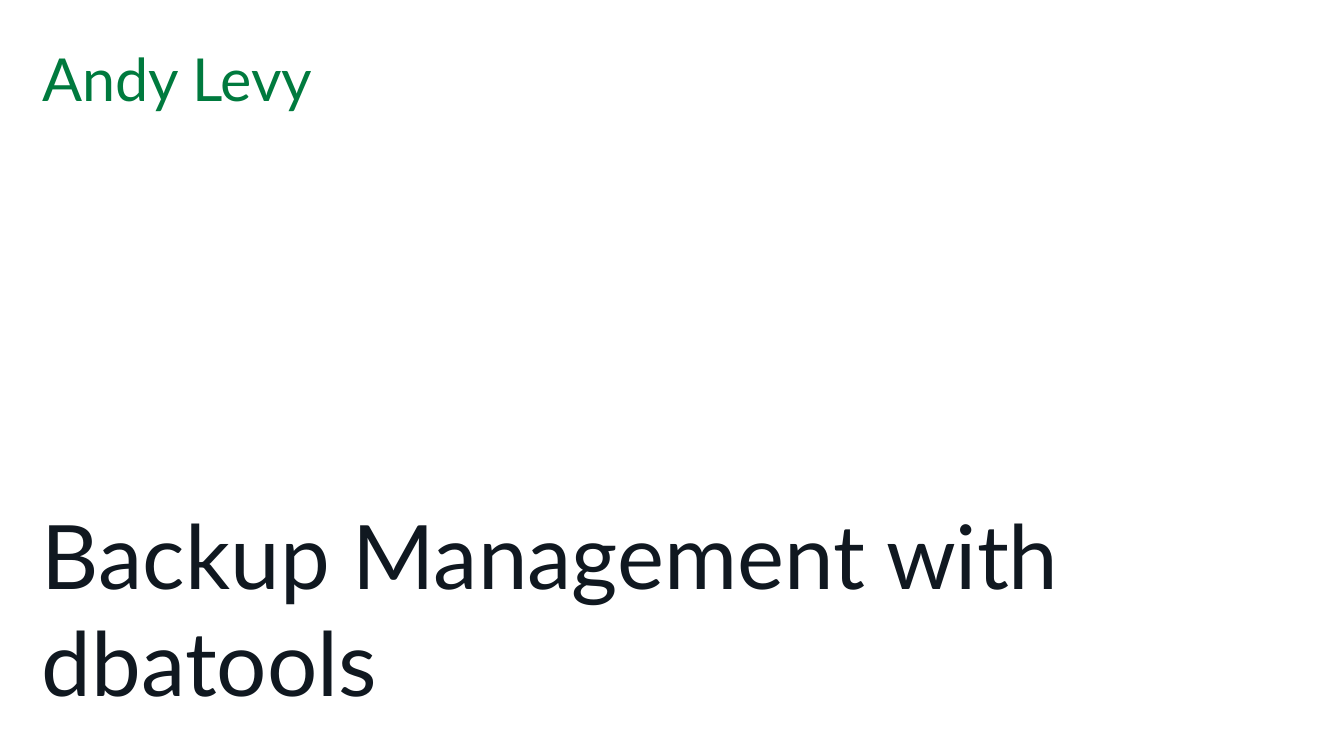
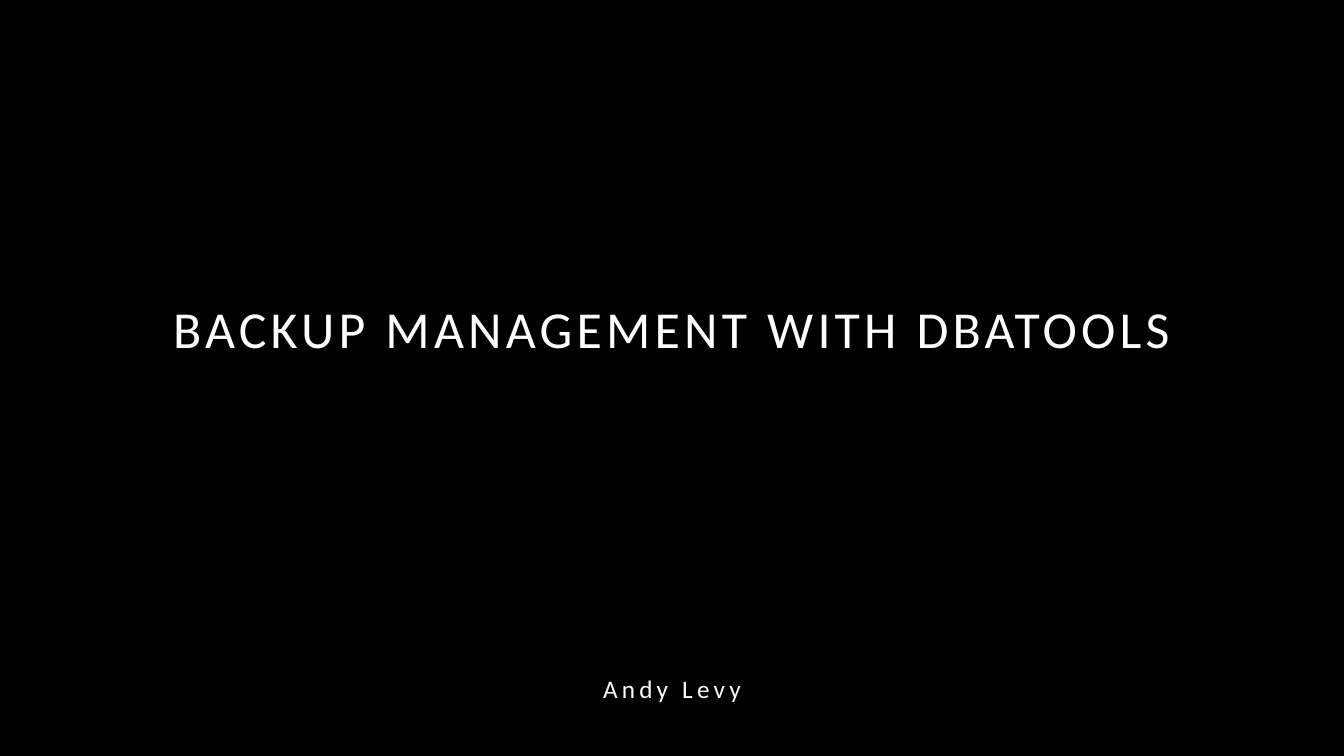
Before and after one commit to dataplat/community-presentations, a slide deck: slide 1 of andy-levy/BackupManagement/Backup Management with dbatools.pptx. Drawn at 1344x756 pixels with LibreOffice and Linux fonts; fonts in the diff are those of the drawing; background and template pictures are left out. Boxes give left, top, right and bottom in pixels: in the first picture for what was removed or moved away, otherwise in the second. Text is boxed around its words. In the diff, an @@ line names an element or a change of style, - is before the commit and + after.

Commit message:
Working on the deck

```diff
--- a/andy-levy/BackupManagement/Backup Management with dbatools.pptx
+++ b/andy-levy/BackupManagement/Backup Management with dbatools.pptx
@@ background #FFFFFF to picture (left out) @@
@@ title "BACKUP MANAGEMENT WITH DBATOOLS" at (173, 314, 1170, 349): vertical alignment bottom to middle @@
@@ title at (173, 314, 1170, 349): text changed; size 60 to 35 pt; font Lato to Calibri; text colour #101820 to #FFFFFF @@
-Backup Management with dbatools
+BACKUP MANAGEMENT WITH DBATOOLS
@@ text "Andy Levy": place and size @@
-text "Andy Levy" at (42, 57, 312, 112)
+text "Andy Levy" at (603, 680, 741, 702)
@@ text "Andy Levy" at (603, 680, 741, 702): size 40 to 17 pt, font Lato to Calibri, text colour #007A3E to #FFFFFF, letter spacing 0 to 2.8 pt; alignment left to centre; line spacing 1 to 1.5; more space between paragraphs @@
```
Also in this commit, not shown: 6 other slides changed, 1 other file.
